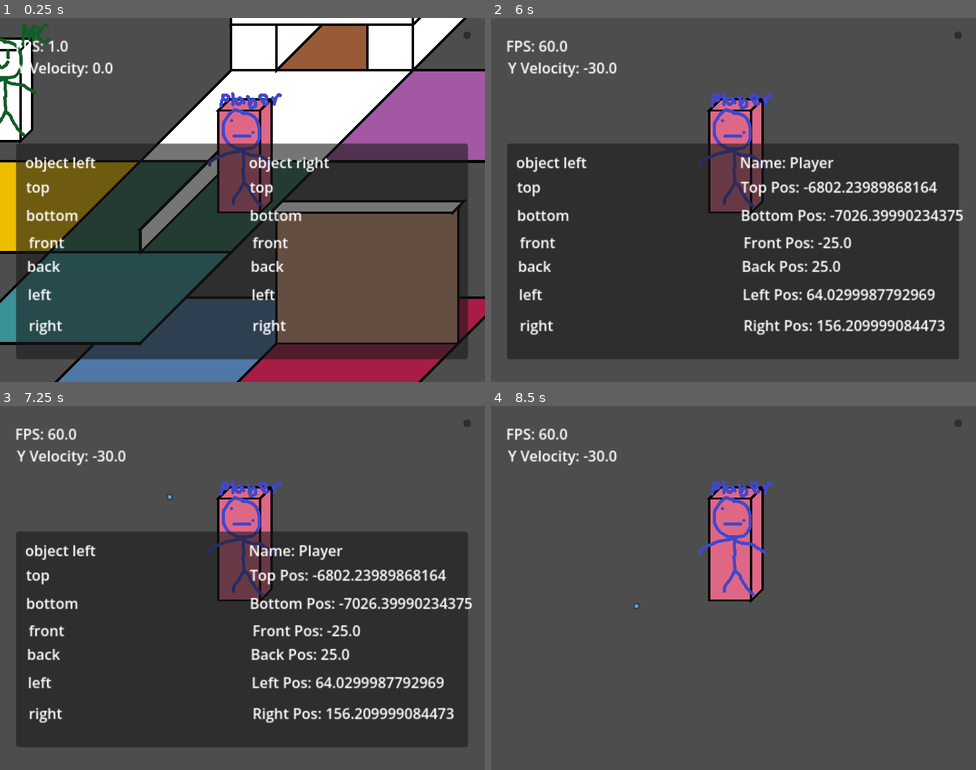
Above: before the commit, frames 1-4 (two rows, left to right).
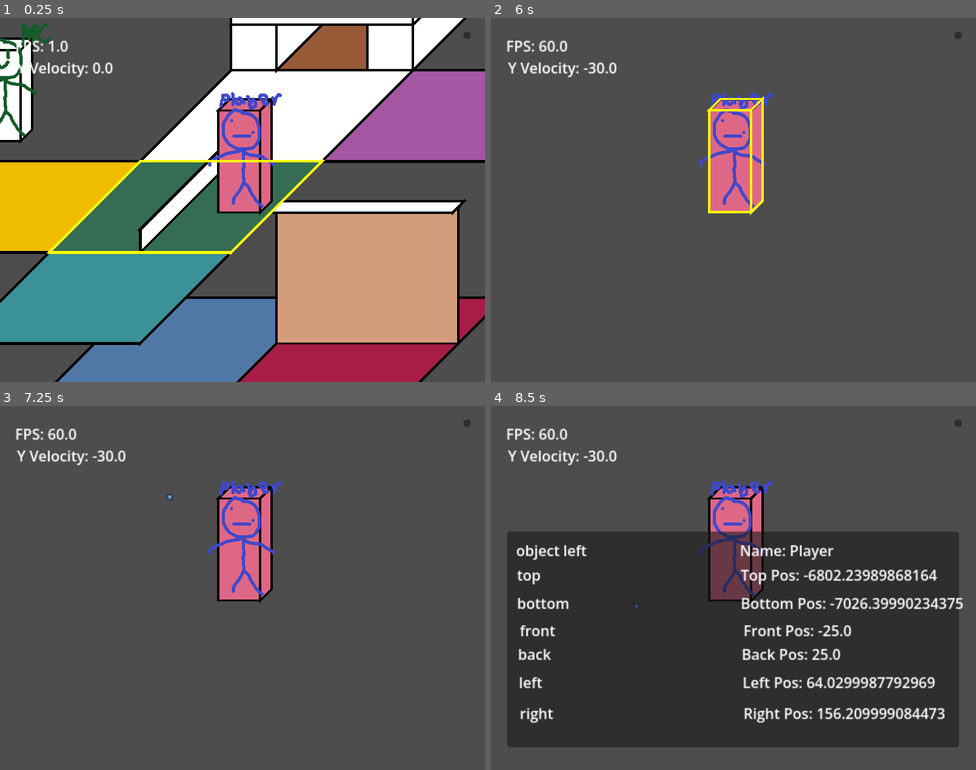
Above: after the commit, the same moments.

Repository: AlaineMagz/alizz-s-big-break
Game: Godot game, scene res://Scenes/Stages/debug_stage.tscn
Same seed, same stepped clock (60 frames per second), same inputs: the game is played once before the commit and once after it. The project has no main scene, so this scene is started directly. The engine's default icon, where the game draws it, is replaced by a stand-in: a white triangle on a blue panel in a dark square.
Inputs (mouse positions are in pixels of both pictures, inside the frame that each line leads up to):
- Up to frame 1 (0.25 s): no input
- Up to frame 2 (6 s): move the mouse to (840, 181) at 0.52 s; press the mouse at (840, 181) at 0.53 s; hold D (right) 0.53-1.28 s; tap Space (jump) at 0.77, 1.52, 3.77, 4.25, 4.52, 5.27, 5.75 s; right-click (840, 181) at 0.8 s; move the mouse to (636, 218) at 1.27 s; release the mouse at (636, 218) at 1.28 s; hold S (down) 1.28-2.03 s; right-click (636, 218) at 1.35 s; click (636, 218) at 1.55 s; move the mouse to (782, 119) at 2.02 s; hold D (right) 2.03-2.75 s; hold E (interact) 2.03-2.75 s; right-click (782, 119) at 2.3 s; click (956, 36) at 2.75 s; tap Enter at 3.5, 5 s; move the mouse to (709, 272) at 3.52 s; hold W (up) 3.53-4.28 s; click (709, 272) at 3.6 s; move the mouse to (879, 254) at 4.27 s; hold Right mouse button (mouse2) 4.28-5.03 s; hold A (left) 4.28-5.78 s; move the mouse to (588, 145) at 5.02 s; click (588, 145) at 5.1 s; move the mouse to (757, 200) at 5.77 s; hold S (down) from 5.78 s (still down); hold Right mouse button (mouse2) from 5.78 s (still down)
- Up to frame 3 (7.25 s): tap Enter at 6.5 s; move the mouse to (169, 497) at 6.52 s; release S (down) at 6.53 s; release Right mouse button (mouse2) at 6.53 s; hold D (right) from 6.53 s (still down); tap E (interact) at 6.6 s; tap Space (jump) at 6.77 s; click (169, 497) at 6.8 s
- Up to frame 4 (8.5 s): tap Space (jump) at 7.25, 7.52, 8.27 s; move the mouse to (840, 569) at 7.27 s; release D (right) at 7.28 s; press the mouse at (840, 569) at 7.28 s; hold W (up) 7.28-8.03 s; right-click (840, 569) at 7.55 s; move the mouse to (636, 606) at 8.02 s; release the mouse at (636, 606) at 8.03 s; hold D (right) from 8.03 s (still down); right-click (636, 606) at 8.1 s; click (636, 606) at 8.3 s

The runs differ from the first frame. In frame 1, 52% of the frame differs, in the area x 3-97%, y 34-94%; in frame 2, 54%, in the area x 3-98%, y 21-94%; in frame 3, 53%; in frame 4, 53%.

Commit message:
added hover outlines to see what object will be selected when clicking

Diff:
--- a/Scenes/Stages/debug_stage.tscn
+++ b/Scenes/Stages/debug_stage.tscn
@@ -8,6 +8,7 @@
 [ext_resource type="Script" uid="uid://c40fpw8uixexn" path="res://Scripts/speed_viewer.gd" id="5_sjbvb"]
 [ext_resource type="Script" uid="uid://peweb568qq7d" path="res://Scripts/GameObjects/Geometry.gd" id="6_ctrck"]
 [ext_resource type="Script" uid="uid://bapaqgtwbl7tt" path="res://Scripts/fps_counter.gd" id="6_ycoyw"]
+[ext_resource type="Script" uid="uid://d3up6aujp2pcr" path="res://Scripts/draw_outline.gd" id="7_ciqtf"]
 [ext_resource type="Script" uid="uid://ictcv3fjrbvn" path="res://Scripts/GameObjects/Entities/NPC.gd" id="8_t1awj"]
 [ext_resource type="Texture2D" uid="uid://befiia5xqoe4g" path="res://Art/NPC.png" id="9_t1awj"]
 [ext_resource type="Script" uid="uid://ck3bpshjpxjw8" path="res://Scripts/mouse_tracker.gd" id="11_avano"]
@@ -85,6 +86,7 @@
 player = NodePath("../../..")
 
 [node name="Panel" type="Panel" parent="Player/Camera2D/Control" unique_id=1478181527]
+visible = false
 layout_mode = 0
 offset_left = 1.0
 offset_top = 119.0125
@@ -413,4 +415,14 @@
 texture = ExtResource("11_nepeh")
 script = ExtResource("11_avano")
 
+[node name="outline" type="Control" parent="." unique_id=2129306788 node_paths=PackedStringArray("debug_panel")]
+layout_mode = 3
+anchors_preset = 0
+offset_left = -375.0
+offset_top = -389.025
+offset_right = -335.0
+offset_bottom = -349.025
+script = ExtResource("7_ciqtf")
+debug_panel = NodePath("../Player/Camera2D/Control")
+
 [connection signal="pressed" from="Player/Camera2D/Control/Button" to="Player/Camera2D/Control" method="_on_button_pressed"]
--- a/Scripts/debug_panel.gd
+++ b/Scripts/debug_panel.gd
@@ -22,17 +22,27 @@
 @export var right_left : Label
 @export var right_right : Label
 
+var is_hovering : bool = false
+var hovered_object : GameObject
+@export var hover_outline_color : Color = Color.YELLOW
+
+var is_selecting : bool = false
 var selected_object_1 : GameObject
 var selected_object_2 : GameObject
+@export var selected_outline_color : Color = Color.ORANGE_RED
 
 var list_of_hovered_objects : Array[GameObject]
 
 var mouse_in_window : bool = false
 var last_mouse_position : Vector2
+var refresh_outline : bool = false
 
 func _process(_delta: float) -> void:
 
-	if mouse_in_window && (last_mouse_position != get_global_mouse_position()):
+	if (mouse_in_window && (last_mouse_position != get_global_mouse_position()) || refresh_outline):
+
+		if refresh_outline:
+			refresh_outline = false
 
 		list_of_hovered_objects.clear()
 		var level_objects : Array[Node] = level.geometry_list + level.entity_list
@@ -41,6 +51,16 @@
 		for object in level_objects:
 			if is_object_under_mouse(object):
 				list_of_hovered_objects.append(object)
+
+		if !list_of_hovered_objects.is_empty():
+			is_hovering = true
+			if selected_object_1 == null:
+				hovered_object = list_of_hovered_objects[0]
+			else:
+				hovered_object = list_of_hovered_objects[(list_of_hovered_objects.find(selected_object_1) + 1) % list_of_hovered_objects.size()]
+		else:
+			is_hovering = false
+			hovered_object = null
 
 
 	last_mouse_position = get_global_mouse_position()
@@ -61,6 +81,9 @@
 			left_object = list_of_hovered_objects[0]
 			update_left_labels()
 
+		selected_object_1 = left_object
+		refresh_outline = true
+
 
 	if event.is_action_pressed("mouse2"):
 
@@ -74,6 +97,9 @@
 		elif !list_of_hovered_objects.is_empty():
 			right_object = list_of_hovered_objects[0]
 			update_right_labels()
+
+		selected_object_2 = right_object
+		refresh_outline = true
 
 
 	if event.is_action_pressed("interact"):
--- /dev/null
+++ b/Scripts/draw_outline.gd
@@ -0,0 +1,29 @@
+extends Control
+
+@export var debug_panel : Control
+
+var hovered_object : GameObject
+@export var hover_outline_color : Color = Color.YELLOW
+var selected_object_1 : GameObject
+var selected_object_2 : GameObject
+@export var selected_outline_color : Color = Color.ORANGE_RED
+
+func _process(_delta: float) -> void:
+
+	hovered_object = debug_panel.hovered_object
+	selected_object_1 = debug_panel.selected_object_1
+	selected_object_2 = debug_panel.selected_object_2
+
+	if hovered_object != null || selected_object_1 != null || selected_object_2 != null:
+		queue_redraw()
+
+
+func _draw() -> void:
+
+	self.z_index = 4096
+
+	if hovered_object != null:
+		self.position = hovered_object.position
+		draw_polyline(hovered_object.getTopFaceBorderPoints(hovered_object.xBounds,hovered_object.yBounds,hovered_object.zBounds), hover_outline_color, hovered_object.debugOutlineWeight)
+		draw_polyline(hovered_object.getFrontFaceBorderPoints(hovered_object.xBounds,hovered_object.yBounds,hovered_object.zBounds), hover_outline_color, hovered_object.debugOutlineWeight)
+		draw_polyline(hovered_object.getSideFaceBorderPoints(hovered_object.xBounds,hovered_object.yBounds,hovered_object.zBounds), hover_outline_color, hovered_object.debugOutlineWeight)
Not shown, added: Scripts/draw_outline.gd.uid
